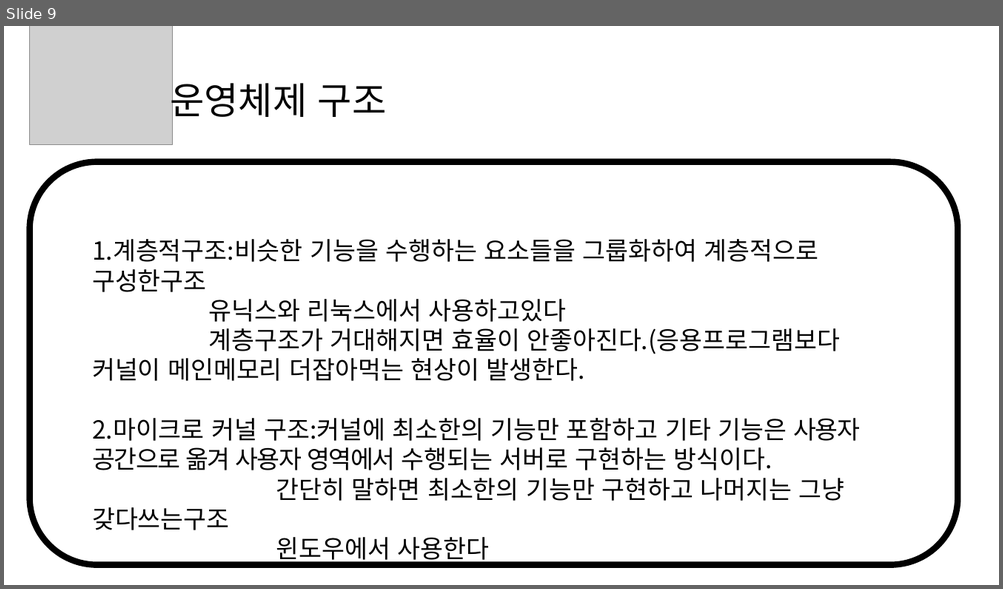
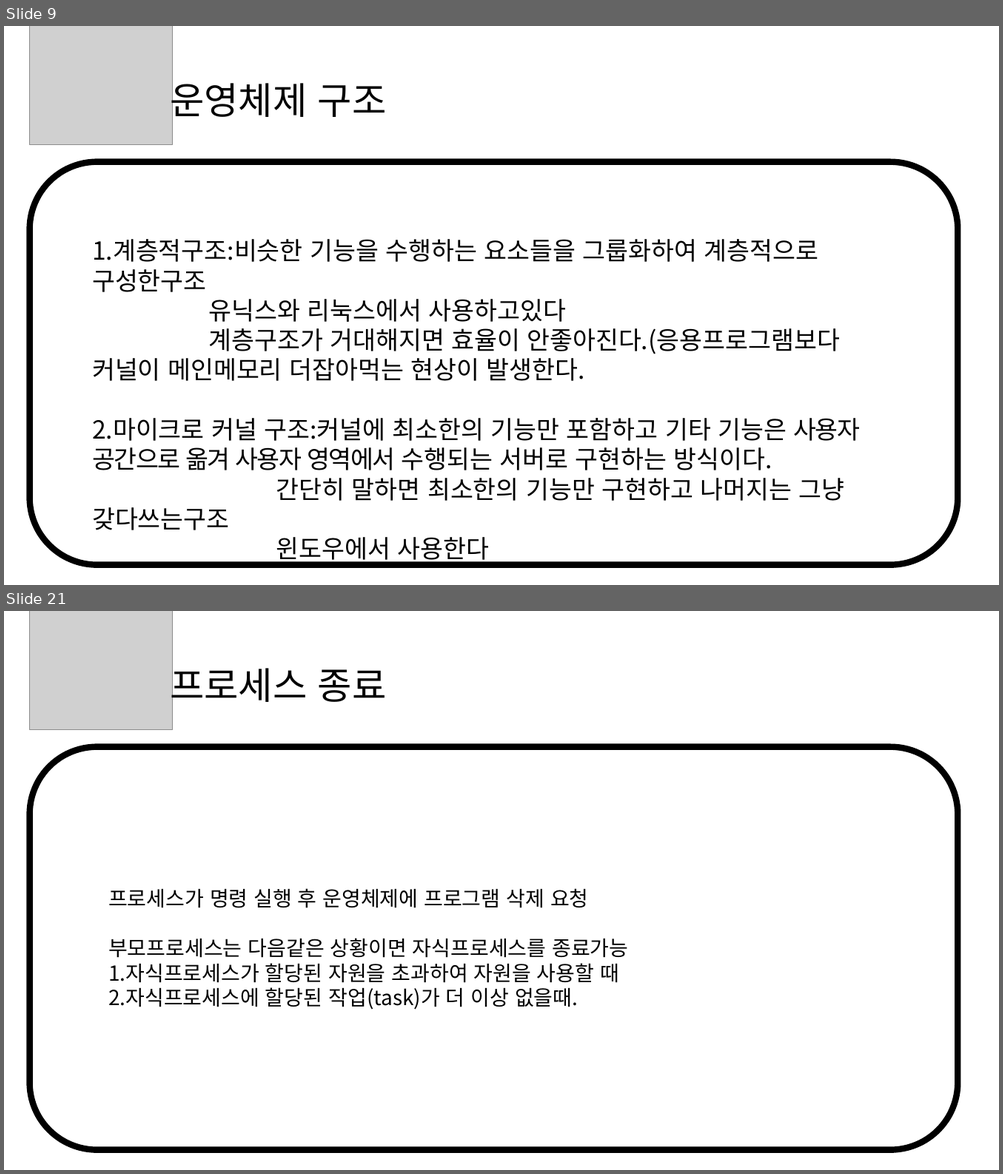
Before and after one commit to lukawitch/dailyblog, a slide deck: 전공/운영체제.pptx. Shown one above the other, each under a label of ours: slide 9 before the commit, slides 9 and 21 after it; the slides between them are not shown. The pictures are 1003x589 and 1003x1174 pixels, drawn with LibreOffice and Linux fonts; fonts in the diff are those of the drawing; grey boxes stand for pictures. Boxes give left, top, right and bottom in pixels: in the first picture for what was removed or moved away, otherwise in the second. Text is boxed around its words. In the diff, an @@ line names an element or a change of style, - is before the commit and + after.

Commit message:
운영체제수정

```diff
--- a/전공/운영체제.pptx
+++ b/전공/운영체제.pptx
@@ slide 21 added at <box>4,611,999,1170</box>, background #FFFFFF @@
@@ picture added at <box>29,611,173,729</box> @@
@@ text added at <box>170,661,387,709</box>, 36 pt, text #000000 @@
+프로세스 종료
@@ rounded rectangle added at <box>29,747,958,1150</box>, outline #000000 6 pt @@
@@ text added at <box>108,889,628,1010</box>, 20 pt, text #000000 @@
+프로세스가 명령 실행 후 운영체제에 프로그램 삭제 요청
+부모프로세스는 다음같은 상황이면 자식프로세스를 종료가능
+1.자식프로세스가 할당된 자원을 초과하여 자원을 사용할 때
+2.자식프로세스에 할당된 작업(task)가 더 이상 없을때.
```
Also in this commit, not shown: 18 other slides added, 1 other file.
